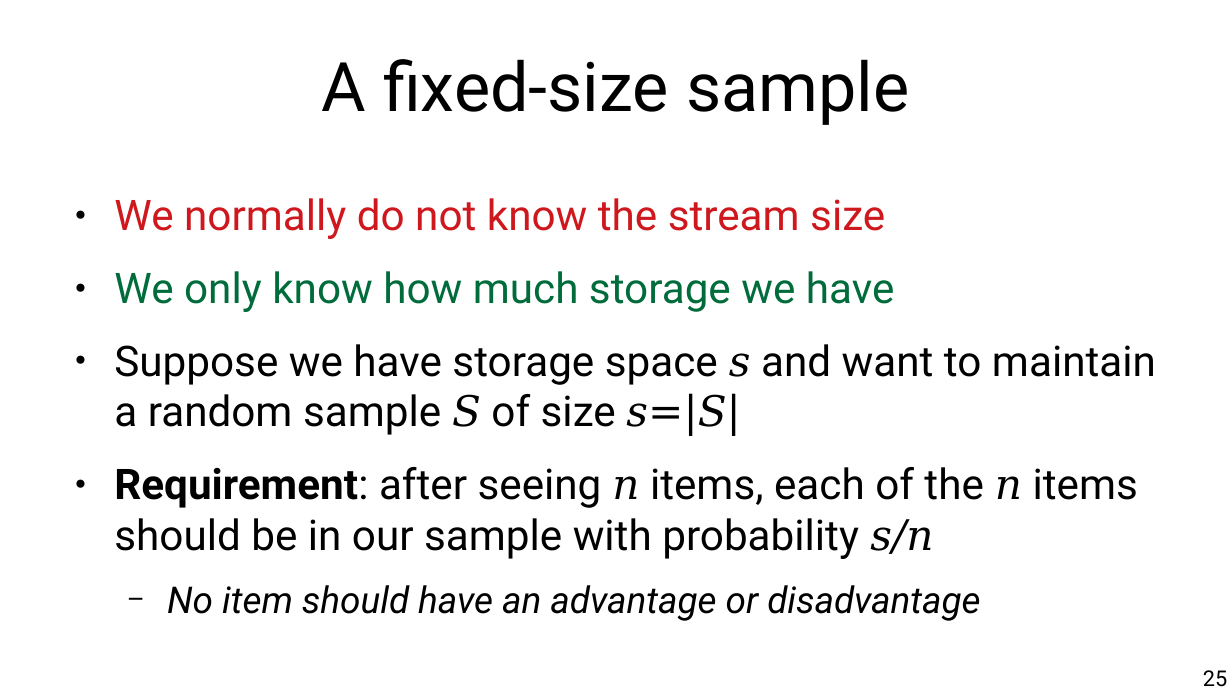
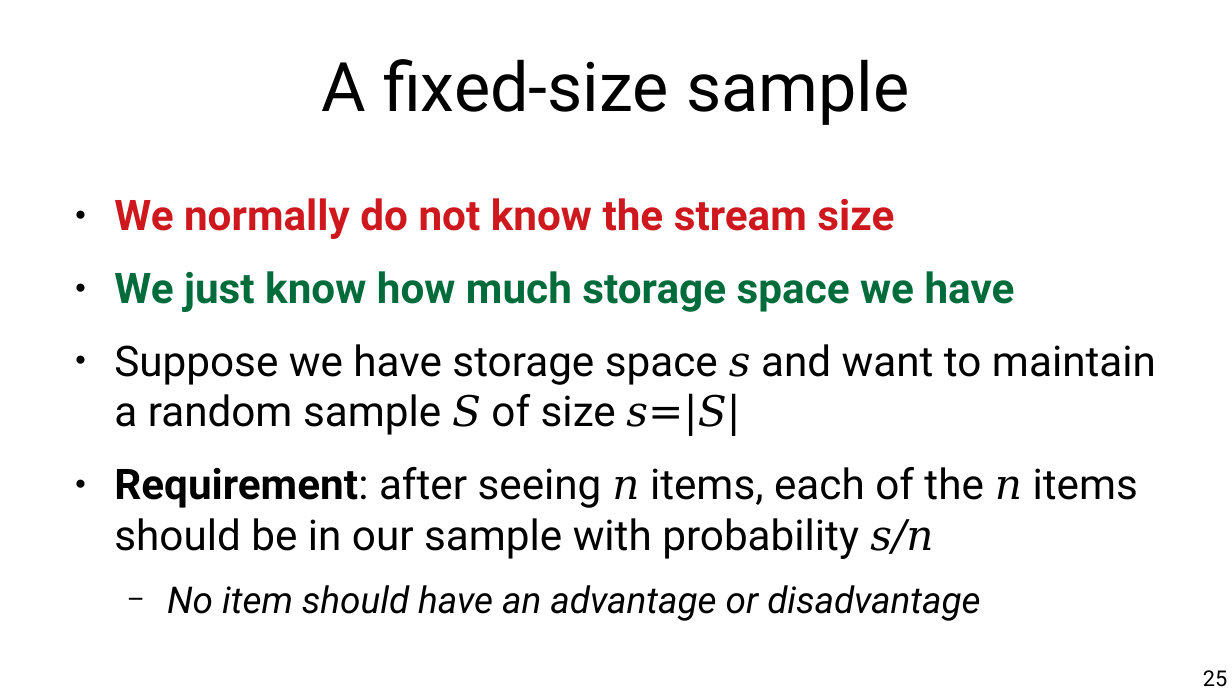
Before and after one commit to marco-calautti/data-mining-course, a slide deck: slide 25 of theory/tt10_streams.odp. Drawn at 1232x693 pixels with LibreOffice and Linux fonts; fonts in the diff are those of the drawing. Boxes give left, top, right and bottom in pixels: in the first picture for what was removed or moved away, otherwise in the second. Text is boxed around its words. In the diff, an @@ line names an element or a change of style, - is before the commit and + after.

```diff
--- a/theory/tt10_streams.odp
+++ b/theory/tt10_streams.odp
@@ text at (x1=114, y1=198, x2=894, y2=239): bold on in "We normally do not know the stream ..." @@
@@ text at (x1=114, y1=271, x2=1015, y2=312): text changed; bold on @@
-● We only know how much storage we have
+● We just know how much storage space we have
```
Also in this commit, not shown: 39 other slides changed.
